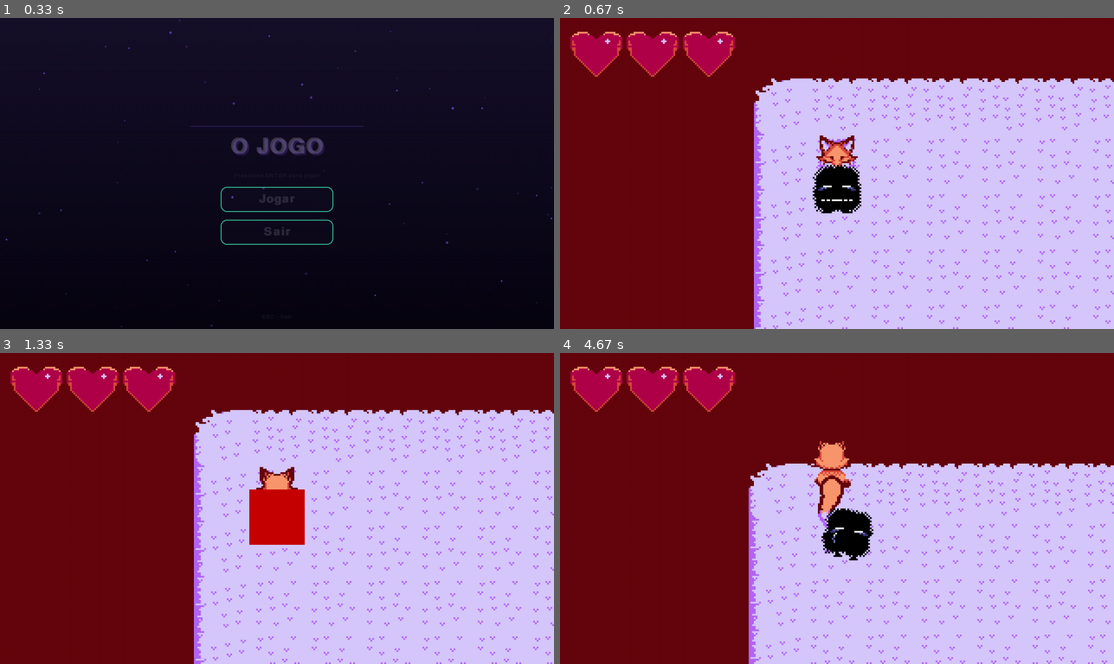
Above: before the commit, frames 1-4 (two rows, left to right).
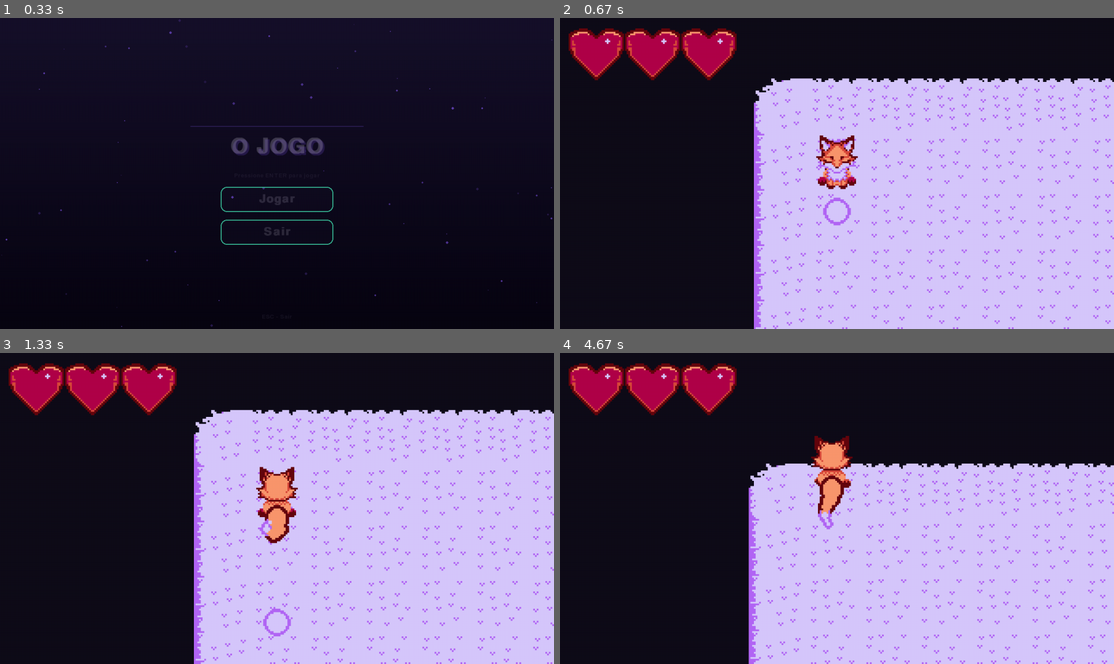
Above: after the commit, the same moments.

Repository: LucasAioriaSerpa/gaming_for_fun_pygame
Game: pygame game, started from Web_Execute_me.py
Same seed, same stepped clock (60 frames per second), same inputs: the game is played once before the commit and once after it.
Inputs (mouse positions are in pixels of both pictures, inside the frame that each line leads up to):
- Up to frame 1 (0.33 s): no input
- Up to frame 2 (0.67 s): press the mouse at (837, 198) at 0.37 s; move the mouse to (842, 232) at 0.47 s; release the mouse at (853, 263) at 0.6 s
- Up to frame 3 (1.33 s): tap S at 0.67 s; tap W at 1 s
- Up to frame 4 (4.67 s): click (997, 533) at 1.38 s; hold Right 1.67-2.13 s; move the mouse to (875, 436) at 1.7 s; hold Up 2.17-2.47 s; hold Right 2.5-2.97 s; hold Left 3-3.53 s; hold Down 3.57-3.87 s; hold Left 3.9-4.3 s; hold Up from 4.33 s (still down)

Frame 1 is identical in both runs. In frame 2, 46% of the frame differs, in the area x 0-100%, y 0-100%; in frame 3, 46%; in frame 4, 55%.

Commit message:
feat: enemy attack and player attack

Diff:
--- a/src/controller/playing_controller.py
+++ b/src/controller/playing_controller.py
@@ -3,13 +3,15 @@
 from typing import Callable, List
 import pygame as PYG
 
+from src.Config import GameState, SCREEN_ZOOM
 from src.core.Controller import Controller
+from src.view.playing_view import PlayingView
 from src.model.player_model import PlayerModel
 from src.model.enemy_model import EnemyModel
+from src.model.projectile_mode import ProjectileModel
 from src.model.map_model import MapModel
-from src.view.playing_view import PlayingView
+from src.utils.math_utils import normalize_vector
 from src.utils.camera import Camera
-from src.Config import GameState
 
 class PlayingController(Controller):
     def __init__(
@@ -21,6 +23,7 @@
         self.view = PlayingView(screen)
         self.camera = Camera(self.view.internal_size[0], self.view.internal_size[1])
         self.enemies: List[EnemyModel] = []
+        self.projectiles = []
         self.load_map("maps/map_01")
 
     def load_map(self, map_name: str):
@@ -56,6 +59,42 @@
                 self.player_model.direction = "down" if dy > 0 else "up"
         else: self.player_model.is_moving = False
         self.player_model.move(dx, dy, delta_time, self.map_model)
+        self.player_model.update_timers(delta_time)
+        if PYG.mouse.get_pressed()[0]:
+            if self.player_model.attack_timer <= 0:
+                mx, my = PYG.mouse.get_pos()
+                world_x = (mx / SCREEN_ZOOM[1]) + self.camera.x
+                world_y = (my / SCREEN_ZOOM[1]) + self.camera.y
+                dir_x = world_x - self.player_model.hitbox.centerx
+                dir_y = world_y - self.player_model.hitbox.centery
+                norm_dx, norm_dy = normalize_vector(dir_x, dir_y)
+                if norm_dx != 0 or norm_dy != 0:
+                    new_proj = ProjectileModel(
+                        self.player_model.hitbox.centerx,
+                        self.player_model.hitbox.centery,
+                        norm_dx, norm_dy
+                    )
+                    self.projectiles.append(new_proj)
+                    self.player_model.attack_timer = self.player_model.attack_cooldown
+        for proj in self.projectiles:
+            proj.update(delta_time)
+            grid_x, grid_y = int(proj.x // 32), int(proj.y // 32)
+            if self.map_model.is_wall(grid_x, grid_y):
+                proj.active = False
+                continue
+            for enemy in self.enemies:
+                if enemy.state != "death" and proj.hitbox.colliderect(enemy.hitbox):
+                    enemy.health -= 1
+                    enemy.hit_timer = 0.2
+                    force_knockback = 12.0
+                    enemy.pos_x += proj.dir_x * force_knockback
+                    enemy.pos_y += proj.dir_y * force_knockback
+                    enemy.rect.centerx = int(enemy.pos_x)
+                    enemy.rect.centery = int(enemy.pos_y)
+                    enemy.hitbox.midbottom = enemy.rect.midbottom
+                    proj.active = False
+                    break
+        self.projectiles = [p for p in self.projectiles if p.active]
         center_x = self.player_model.hitbox.centerx
         center_y = self.player_model.hitbox.centery
         current_tile = self.map_model.get_tile_at(center_x, center_y)
@@ -69,4 +108,4 @@
         self.enemies = [e for e in self.enemies if not e.ready_to_remove]
         self.view.update(delta_time, self.player_model, self.enemies)
 
-    def draw(self): self.view.draw(self.player_model, self.map_model, self.camera, self.enemies)
+    def draw(self): self.view.draw(self.player_model, self.map_model, self.camera, self.enemies, self.projectiles)
--- a/src/model/enemy_model.py
+++ b/src/model/enemy_model.py
@@ -16,12 +16,13 @@
         self.speed = 60.0
         self.health = 3
         self.state = "idle"
-        self.direction = "down"
-        self.detect_range = 250.0
+        self.detect_range = 150.0
         self.attack_range = 40.0
         self.attack_cooldown = 1.5
         self.attack_timer = 0.0
         self.ready_to_remove = False
+        self.has_dealt_damage = False
+        self.hit_timer = 0.0
     def update(self, delta_time: float, player: PlayerModel, map_model: MapModel):
         if self.state == "death": return
         if self.health <= 0:
@@ -29,6 +30,8 @@
             return
         if self.attack_timer > 0:
             self.attack_timer -= delta_time
+        if self.hit_timer > 0:
+            self.hit_timer -= delta_time
         dx = player.hitbox.centerx - self.hitbox.centerx
         dy = player.hitbox.centery - self.hitbox.centery
         distance = math.hypot(dx, dy)
@@ -36,24 +39,26 @@
             if self.attack_timer <= 0:
                 self.state = "attack"
                 self.attack_timer = self.attack_cooldown
-                self._update_direction(dx, dy)
+                self.has_dealt_damage = False
+            if self.state == "attack" and not self.has_dealt_damage:
+                time_elapsed = self.attack_cooldown - self.attack_timer
+                if time_elapsed >= 0.72:
+                    self.has_dealt_damage = True
+                    if distance <= self.attack_range + 15:
+                        player.take_damage(1)
         elif distance <= self.detect_range:
-            if self.state == "attack" and self.attack_timer > self.attack_cooldown - 0.5: pass
+            if self.state == "attack" and self.attack_timer > self.attack_cooldown - 0.5:
+                pass
             else:
                 self.state = "walk"
-                self._move(dx, dy, delta_time, map_model)
-                self._update_direction(dx, dy)
+                self._move(dx, dy, distance, delta_time, map_model)
         else:
             self.state = "idle"
 
-    def _update_direction(self, dx: float, dy: float):
-        if abs(dx) >= abs(dy):
-            self.direction = "right" if dx > 0 else "left"
-        else:
-            self.direction = "down" if dy > 0 else "up"
-
-    def _move(self, dx: float, dy: float, delta_time: float, map_model: MapModel):
-        norm_dx, norm_dy = normalize_vector(dx, dy)
+    def _move(self, dx: float, dy: float, distance: float, delta_time: float, map_model: MapModel):
+        if distance == 0: return
+        norm_dx = dx / distance
+        norm_dy = dy / distance
         self.pos_x += norm_dx * self.speed * delta_time
         self.hitbox.centerx = int(self.pos_x)
         if self._check_collision(map_model):
--- a/src/model/player_model.py
+++ b/src/model/player_model.py
@@ -17,10 +17,24 @@
         self.is_moving = False
         self.max_health = 3
         self.current_health = 3
+        self.invulnerable_timer = 0.0
+        self.attack_cooldown = 0.4
+        self.attack_timer = 0.0
         self.wag_timer = 0.0
         self.num_tail_segments = 10
         self.tail_segments_length = 2.5
         self.tail_points = [[self.pos_x, self.pos_y] for _ in range(self.num_tail_segments)]
+
+    def take_damage(self, amount: int):
+        if self.invulnerable_timer <= 0:
+            self.current_health -= amount
+            self.invulnerable_timer = 1.0
+
+    def update_timers(self, delta_time: float):
+        if self.invulnerable_timer > 0:
+            self.invulnerable_timer -= delta_time
+        if self.attack_timer > 0:
+            self.attack_timer -= delta_time
 
     def move(self, dx: float, dy: float, delta_time: float, map_model: MapModel):
         norm_dx, norm_dy = normalize_vector(dx, dy)
--- /dev/null
+++ b/src/model/projectile_mode.py
@@ -0,0 +1,20 @@
+import pygame as PYG
+
+class ProjectileModel:
+    def __init__(self, x: float, y: float, dir_x: float, dir_y: float):
+        self.x = x
+        self.y = y
+        self.dir_x = dir_x
+        self.dir_y = dir_y
+        self.speed = 10.0
+        self.hitbox = PYG.Rect(int(x), int(y), 12, 12)
+        self.active = True
+        self.lifetime = 1.5
+
+    def update(self, delta_time: float):
+        self.x += self.dir_x * self.speed * delta_time
+        self.y += self.dir_y * self.speed * delta_time
+        self.hitbox.center = (int(self.x), int(self.y))
+        self.lifetime -= delta_time
+        if self.lifetime <= 0:
+            self.active = False
--- a/src/view/playing_view.py
+++ b/src/view/playing_view.py
@@ -17,18 +17,16 @@
         self.current_map_name = ""
         self.map_visual_surface = None
         self.entities_cache = {}
-        ui_image_path = os.path.join(CONTENT_DIR, "interfaces", "heart/heart_spreedsheet.png")
+        ui_image_path = os.path.join(CONTENT_DIR, "interfaces", "heart", "heart_spreedsheet.png")
         try:
             self.heart_sheet = PYG.image.load(ui_image_path).convert_alpha()
             self.heart_full = self.heart_sheet.subsurface(PYG.Rect(0,0,32,32))
             self.heart_empty = self.heart_sheet.subsurface(PYG.Rect(32,0,32,32))
         except FileNotFoundError:
             print("[UI] Aviso: Imagem dos corações não encontrada.. Usando blocos genéricos.")
-            self.heart_full = PYG.Surface((32,32))
-            self.heart_full.fill((255,0,0))
-            self.heart_empty = PYG.Surface((32,32))
-            self.heart_empty.fill((50,50,50))
-        idle_sheet_path = os.path.join(CONTENT_DIR, "player", "images/player.png")
+            self.heart_full = PYG.Surface((32,32));  self.heart_full.fill((255,0,0))
+            self.heart_empty = PYG.Surface((32,32)); self.heart_empty.fill((50,50,50))
+        idle_sheet_path = os.path.join(CONTENT_DIR, "player", "images", "player.png")
         self.idle_sheet = PYG.image.load(idle_sheet_path).convert_alpha()
         self.idle_frames = {
             "up":    self.idle_sheet.subsurface(PYG.Rect(32,  0, 32, 32)),
@@ -39,7 +37,7 @@
         self.run_animations = {}
         directions = ["up", "down", "left", "right"]
         for d in directions:
-            gif_path = os.path.join(CONTENT_DIR, "player", f"animations/walk/player_walk_{d}.gif")
+            gif_path = os.path.join(CONTENT_DIR, "player", "animations", "walk", f"player_walk_{d}.gif")
             if os.path.exists(gif_path):
                 self.run_animations[d] = list(PYG.image.load_animation(gif_path))
             else: self.run_animations[d] = [self.idle_frames[d]]
@@ -48,20 +46,17 @@
         self.frame_duration = 0.12
         self.enemy_anim_states = {}
         self.enemy_frame_duration = 0.12
-        self.enemy_anims = {
-            "idle": {}, "walk": {}, "attack": {}, "death": {}
-        }
-        enemy_dir = os.path.join(CONTENT_DIR, "enemy")
-        directions = ["up", "down", "left", "right"]
-        for d in directions:
-            path = os.path.join(enemy_dir, "animations", "idle/enemy_idle.gif")
-            if os.path.exists(path): self.enemy_anims["idle"][d] = list(PYG.image.load_animation(path))
-            path = os.path.join(enemy_dir, "animations", "walk/enemy_walk.gif")
-            if os.path.exists(path): self.enemy_anims["walk"][d] = list(PYG.image.load_animation(path))
-            path = os.path.join(enemy_dir, "animations", "attack/enemy_attack.gif")
-            if os.path.exists(path): self.enemy_anims["attack"][d] = list(PYG.image.load_animation(path))
-            path = os.path.join(enemy_dir, "animations", "death/enemy_death.gif")
-            if os.path.exists(path): self.enemy_anims["death"][d] = list(PYG.image.load_animation(path))
+        self.enemy_anims = { "idle": [], "walk": [], "attack": [], "death": [] }
+        enemy_dir = os.path.join(CONTENT_DIR, "enemy", "animations")
+        path_idle = os.path.join(enemy_dir, "idle", "enemy_idle.gif")
+        if os.path.exists(path_idle): self.enemy_anims["idle"] = list(PYG.image.load_animation(path_idle))
+        path_walk = os.path.join(enemy_dir, "walk", "enemy_walk.gif")
+        if os.path.exists(path_walk): self.enemy_anims["walk"] = list(PYG.image.load_animation(path_walk))
+        path_attack = os.path.join(enemy_dir, "attack", "enemy_attack.gif")
+        if os.path.exists(path_attack): self.enemy_anims["attack"] = list(PYG.image.load_animation(path_attack))
+        path_death = os.path.join(enemy_dir, "death", "enemy_death.gif")
+        if os.path.exists(path_death): self.enemy_anims["death"] = list(PYG.image.load_animation(path_death))
+        print(self.enemy_anims)
 
     def update(self, delta_time: float, player_model: PlayerModel, enemies: list[EnemyModel]):
         if not player_model.is_moving:
@@ -85,19 +80,17 @@
             state_data["timer"] += delta_time
             if state_data["timer"] >= self.enemy_frame_duration:
                 state_data["timer"] = 0.0
-                try:
-                    anim_list = self.enemy_anims[enemy.state][enemy.direction]
+                anim_list = self.enemy_anims.get(enemy.state, [])
+                if anim_list:
                     if enemy.state == "death":
                         if state_data["index"] < len(anim_list) - 1:
                             state_data["index"] += 1
-                        else:
-                            enemy.ready_to_remove = True
+                        else: enemy.ready_to_remove = True
                     else:
-                        state_data["index"] = (state_data["index"]+1) & len(anim_list)
-                except KeyError: pass
+                        state_data["index"] = (state_data["index"] + 1) % len(anim_list)
 
-    def draw(self, player_model: PlayerModel, map_model: MapModel, camera: Camera, enemies: list[EnemyModel]):
-        self.internal_surf.fill(Colors.FOX_OUTLINE)
+    def draw(self, player_model: PlayerModel, map_model: MapModel, camera: Camera, enemies: list[EnemyModel], projectiles: list[ProjectileModel]):
+        self.internal_surf.fill(Colors.BG)
         offset_x = int(camera.x)
         offset_y = int(camera.y)
         tile_size = map_model.tile_size
@@ -118,18 +111,28 @@
         if self.map_visual_surface:
             self.internal_surf.blit(self.map_visual_surface, (-offset_x, -offset_y))
         #? Camada 3: Personagem (Z-index da Cauda de maneira dinamica)
-        if player_model.is_moving:
-            current_frame = self.run_animations[player_model.direction][self.anim_index][0]
-        else:
-            current_frame = self.idle_frames[player_model.direction]
-        px = player_model.rect.x - offset_x
-        py = player_model.rect.y - offset_y
-        if player_model.direction == "up":
-            self.internal_surf.blit(current_frame, (px, py))
-            self._draw_tail(player_model, offset_x, offset_y)
-        else:
-            self._draw_tail(player_model, offset_x, offset_y)
-            self.internal_surf.blit(current_frame, (px, py))
+        render_player = True
+        if player_model.invulnerable_timer > 0:
+            if int(player_model.invulnerable_timer * 10) % 2 == 0:
+                render_player = False
+        if render_player:
+            if player_model.is_moving:
+                current_frame = self.run_animations[player_model.direction][self.anim_index][0]
+            else:
+                current_frame = self.idle_frames[player_model.direction]
+            px = player_model.rect.x - offset_x
+            py = player_model.rect.y - offset_y
+            if player_model.direction == "up":
+                self.internal_surf.blit(current_frame, (px, py))
+                self._draw_tail(player_model, offset_x, offset_y)
+            else:
+                self._draw_tail(player_model, offset_x, offset_y)
+                self.internal_surf.blit(current_frame, (px, py))
+        for proj in projectiles:
+            tx = int(proj.x - offset_x)
+            ty = int(proj.y - offset_y)
+            PYG.draw.circle(self.internal_surf, (214,200,252), (tx, ty), 6)
+            PYG.draw.circle(self.internal_surf, (179, 102,246), (tx,ty), 8, 2)
         for entity_name, grid_x, grid_y in map_model.overhead_entities:
             x = grid_x * tile_size - offset_x
             y = grid_y * tile_size - offset_y
@@ -140,13 +143,19 @@
             ex = enemy.rect.x - offset_x
             ey = enemy.rect.y - offset_y
             if -32 < ex < self.internal_size[0] and -32 < ey < self.internal_size[1]:
-                try:
-                    state_data = self.enemy_anim_states.get(id(enemy))
-                    frame_idx = state_data["index"] if state_data else 0
-                    enemy_frame = self.enemy_anims[enemy.state][enemy.direction][frame_idx][0]
-                    self.internal_surf.blit(enemy_frame, (ex, ey))
-                except (KeyError, IndexError):
-                    PYG.draw.rect(self.internal_surf, (200, 0,0), (ex, ey, 32, 32))
+                state_data = self.enemy_anim_states.get(id(enemy))
+                frame_idx = state_data["index"] if state_data else 0
+                anim_list = self.enemy_anims.get(enemy.state, [])
+                if anim_list and frame_idx < len(anim_list):
+                    enemy_frame = anim_list[frame_idx][0]
+                    if getattr(enemy, "hit_timer", 0) > 0:
+                        flash_frame = enemy_frame.copy()
+                        flash_frame.fill((255,50,50), special_flags=PYG.BLEND_RGB_MULT)
+                        self.internal_surf.blit(flash_frame, (ex, ey))
+                    else:
+                        self.internal_surf.blit(enemy_frame, (ex, ey))
+                else:
+                    PYG.draw.rect(self.internal_surf, (200, 0, 0), (ex, ey, 32, 32))
         PYG.transform.scale(self.internal_surf, self.screen.get_size(), self.screen)
         ui_start_x = 20
         ui_start_y = 20
